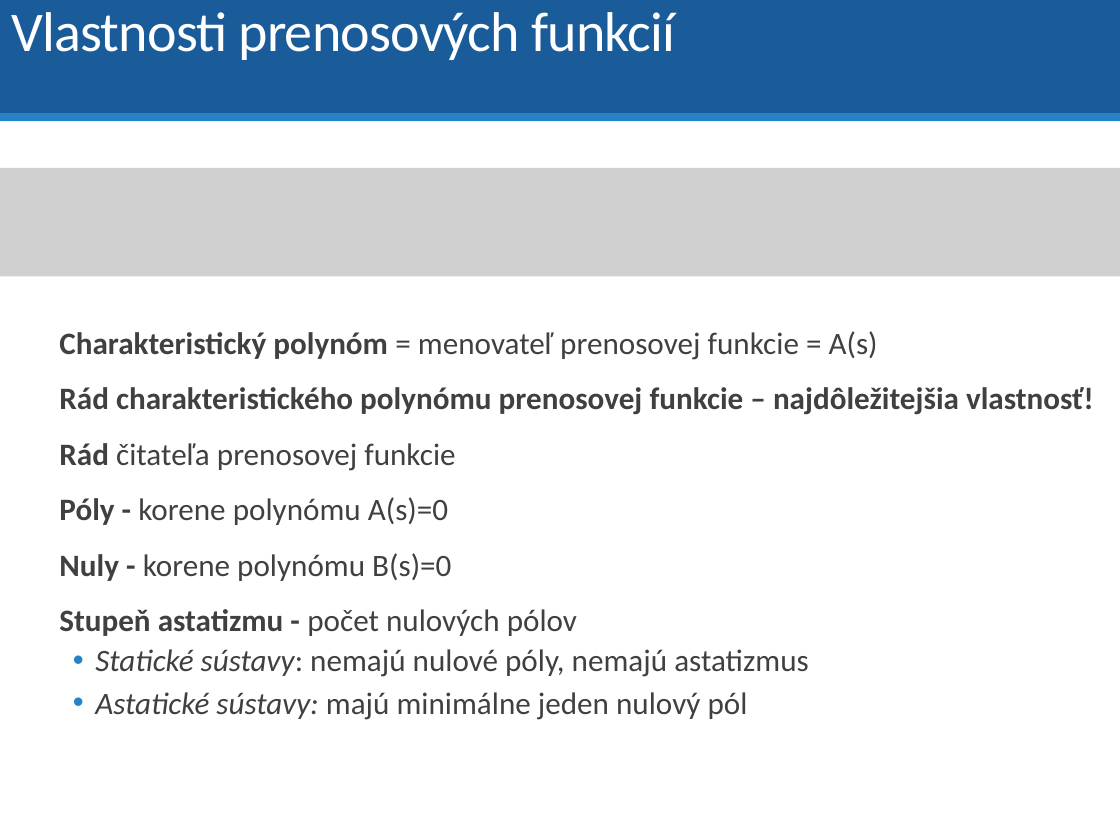
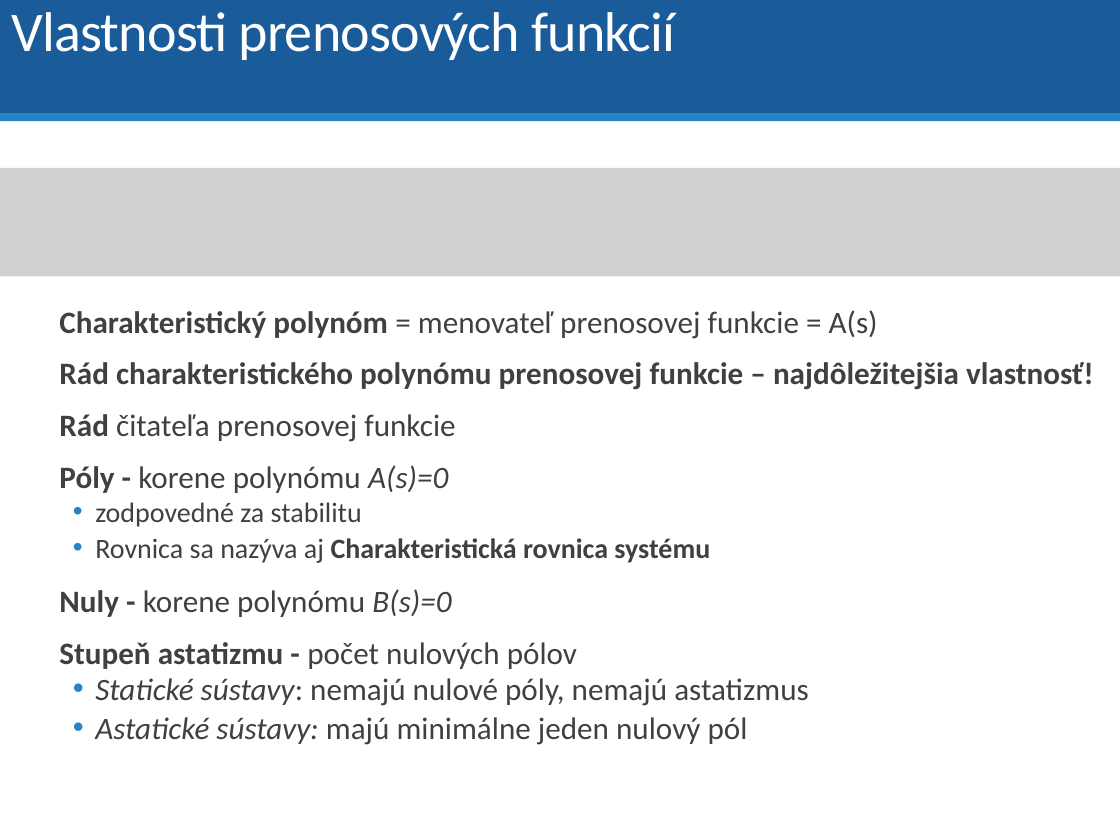
Before and after one commit to dodekm/TeamProjektKybernetika, a slide deck: slide 40 of Nove prednasky/P01_02_03_dynamika_dif_rovnice_LPT_prenosova_funkcia_modelovanie.pptx (slide 42 before the commit). Drawn at 1120x840 pixels with LibreOffice and Linux fonts; fonts in the diff are those of the drawing; grey boxes stand for pictures. Boxes give left, top, right and bottom in pixels: in the first picture for what was removed or moved away, otherwise in the second. Text is boxed around its words. In the diff, an @@ line names an element or a change of style, - is before the commit and + after.

```diff
--- a/Nove prednasky/P01_02_03_dynamika_dif_rovnice_LPT_prenosova_funkcia_modelovanie.pptx
+++ b/Nove prednasky/P01_02_03_dynamika_dif_rovnice_LPT_prenosova_funkcia_modelovanie.pptx
@@ text "Charakteristický polynóm = menovateľ prenosovej ...": place and size @@
-text "Charakteristický polynóm = menovateľ prenosovej ..." at (59, 331, 1094, 720)
+text "Charakteristický polynóm = menovateľ prenosovej ..." at (59, 310, 1094, 745)
@@ text at (59, 310, 1094, 745): italic on in "A(s)=0", "B(s)=0"; line spacing 0.9 to 0.8 @@
@@ text at (95, 502, 710, 563): paragraphs added @@
+  • zodpovedné za stabilitu
+  • Rovnica sa nazýva aj Charakteristická rovnica systému
```
Also in this commit, not shown: 3 other slides changed, 2 slides removed, 1 other file.
